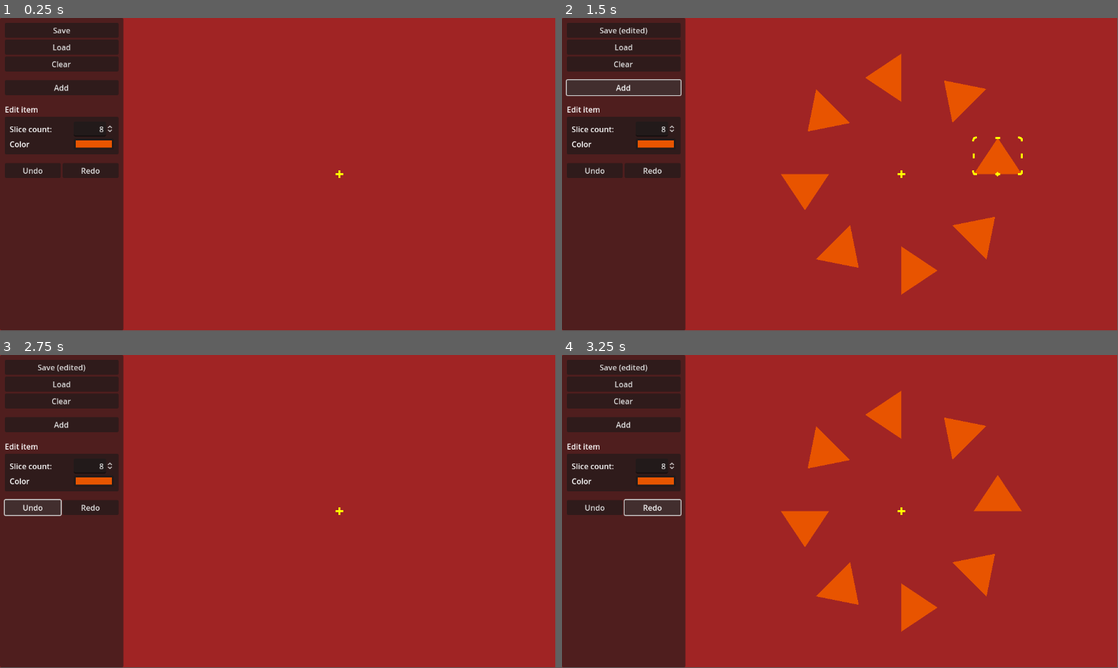
Above: before the commit, frames 1-4 (two rows, left to right).
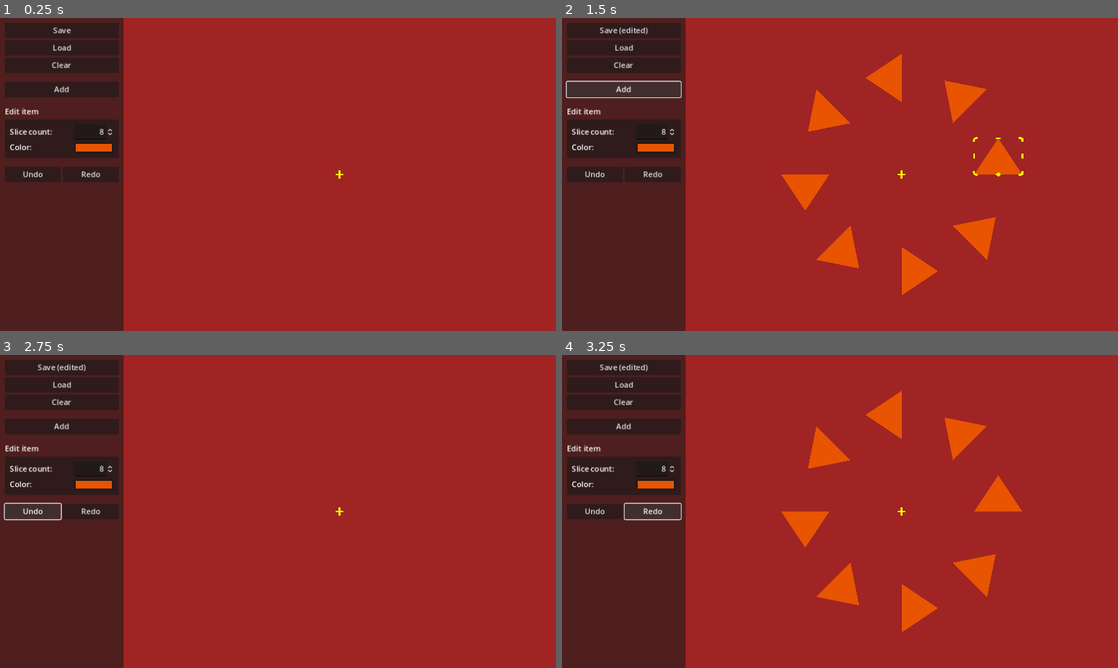
Above: after the commit, the same moments.

Repository: zoeesilcock/symmetar
Game: Godot game, scene res://Main.tscn
Same seed, same stepped clock (60 frames per second), same inputs: the game is played once before the commit and once after it.
Inputs:
- Up to frame 1 (0.25 s): no input
- Up to frame 2 (1.5 s): click "Clear" at 0.5 s; click "Add" at 1.25 s
- Up to frame 3 (2.75 s): click "Undo" at 2 s
- Up to frame 4 (3.25 s): click "Redo" at 2.75 s
In our replay, the window is 799x449 before the commit and 800x450 after it. These sizes can differ from the game's own. Grey fills any space a smaller window leaves; there, only what the larger window draws over its background counts as a difference.

The runs differ from the first frame. In frame 1, 2.3% of the frame differs, in the area x 0-62%, y 0-100%; in frame 2, 2.8%, in the area x 0-83%, y 0-100%; in frame 3, 2.3%; in frame 4, 2.6%.

Commit message:
Make the UI expand with window size

Diff:
--- a/UI/UI.tscn
+++ b/UI/UI.tscn
@@ -24,9 +24,10 @@
 mouse_filter = 1
 
 [node name="Panel" type="Panel" parent="Root"]
-layout_mode = 2
+layout_mode = 1
+anchors_preset = 9
+anchor_bottom = 1.0
 offset_right = 256.0
-offset_bottom = 648.0
 grow_vertical = 2
 
 [node name="MarginContainer" type="MarginContainer" parent="Root/Panel"]
@@ -95,7 +96,7 @@
 [node name="ColorLabel" type="Label" parent="Root/Panel/MarginContainer/VBoxContainer/EditContainer/MarginContainer/GridContainer"]
 layout_mode = 2
 size_flags_horizontal = 3
-text = "Color"
+text = "Color:"
 
 [node name="ColorPickerButton" type="ColorPickerButton" parent="Root/Panel/MarginContainer/VBoxContainer/EditContainer/MarginContainer/GridContainer"]
 layout_mode = 2
--- a/project.godot
+++ b/project.godot
@@ -24,6 +24,11 @@
 gdscript/warnings/untyped_declaration=1
 gdscript/warnings/inferred_declaration=1
 
+[display]
+
+window/stretch/mode="canvas_items"
+window/stretch/aspect="expand"
+
 [rendering]
 
 renderer/rendering_method="mobile"
